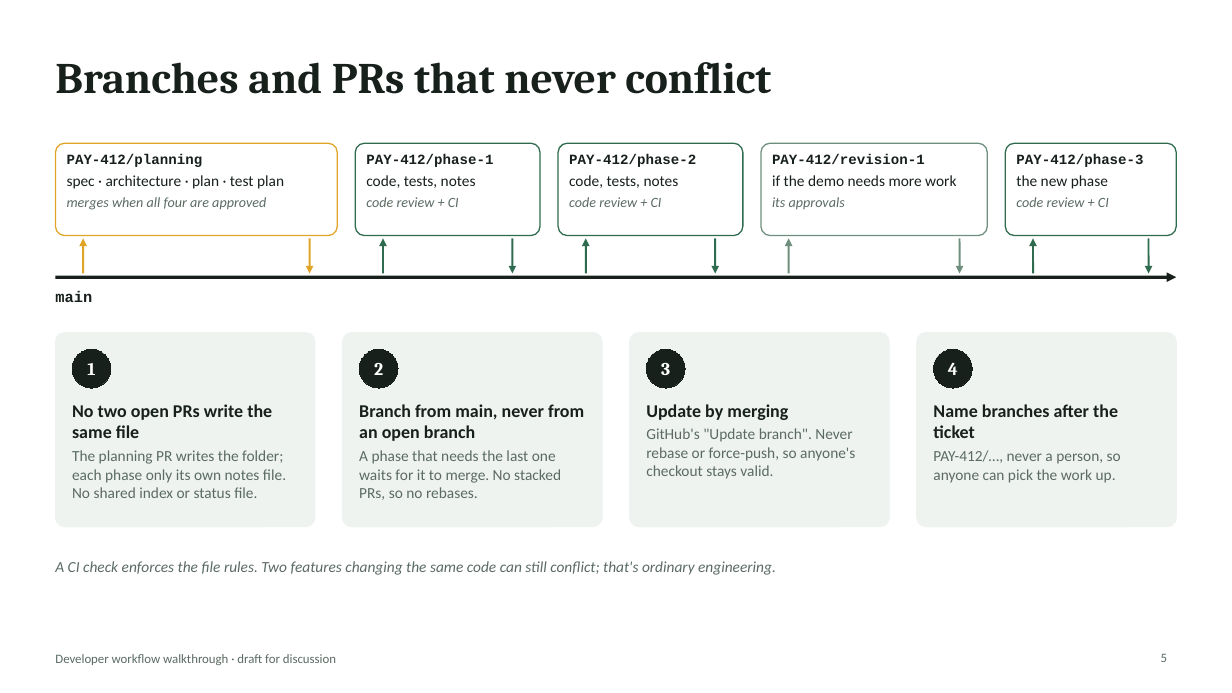
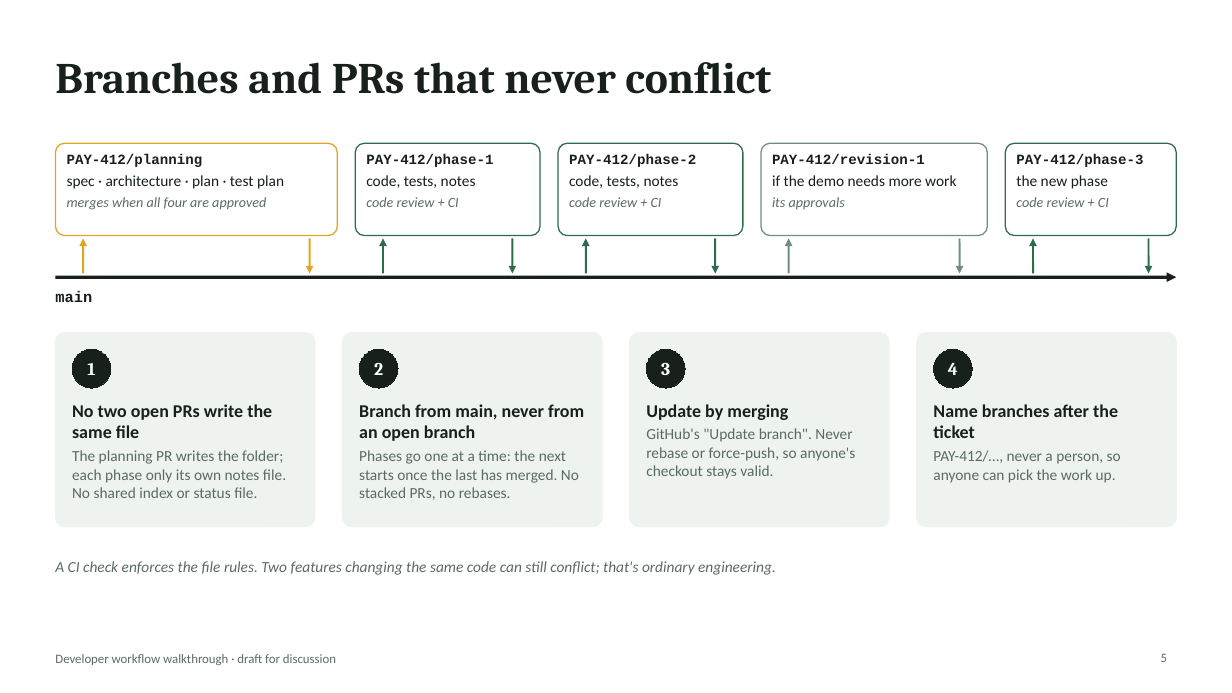
Before and after one commit to rahulnyk/bagheera, a slide deck: slide 5 of docs/design/developer-workflow-walkthrough.pptx. Drawn at 1232x693 pixels with LibreOffice and Linux fonts; fonts in the diff are those of the drawing. Boxes give left, top, right and bottom in pixels: in the first picture for what was removed or moved away, otherwise in the second. Text is boxed around its words. In the diff, an @@ line names an element or a change of style, - is before the commit and + after.

```diff
--- a/docs/design/developer-workflow-walkthrough.pptx
+++ b/docs/design/developer-workflow-walkthrough.pptx
@@ text at (359,450,579,500): text changed @@
-A phase that needs the last one waits for it to merge. No stacked PRs, so no rebases.
+Phases go one at a time: the next starts once the last has merged. No stacked PRs, no rebases.
```
Also in this commit, not shown: 7 other slides changed, 3 other files.
